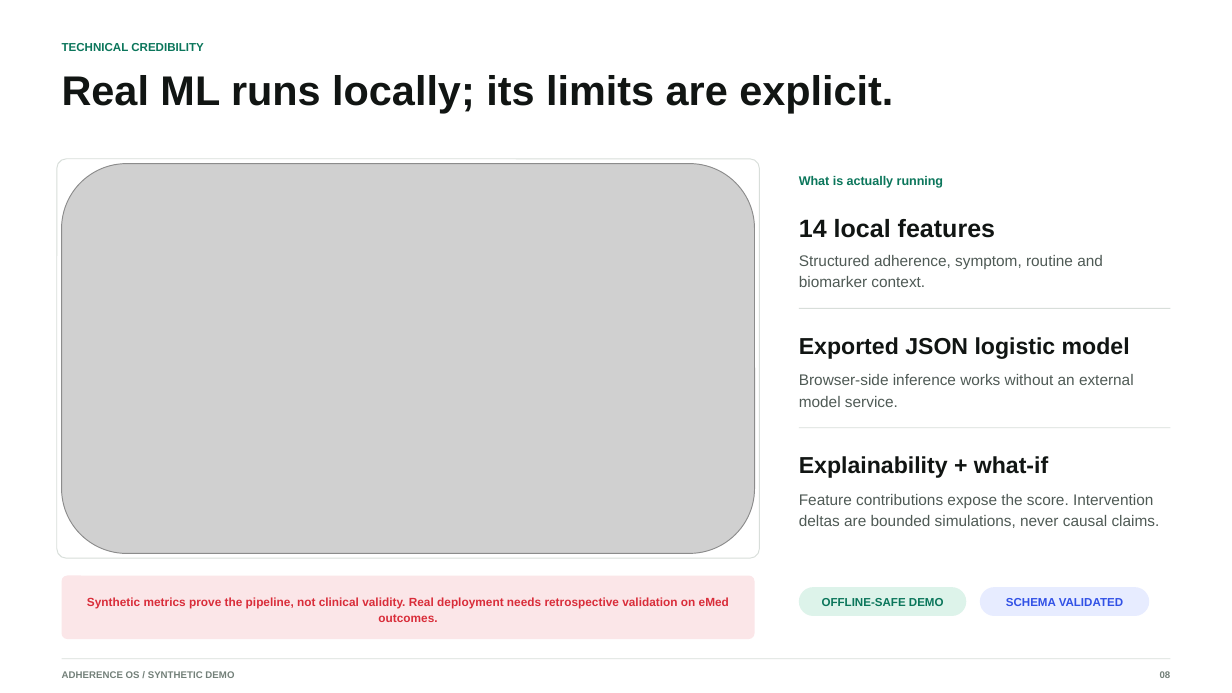
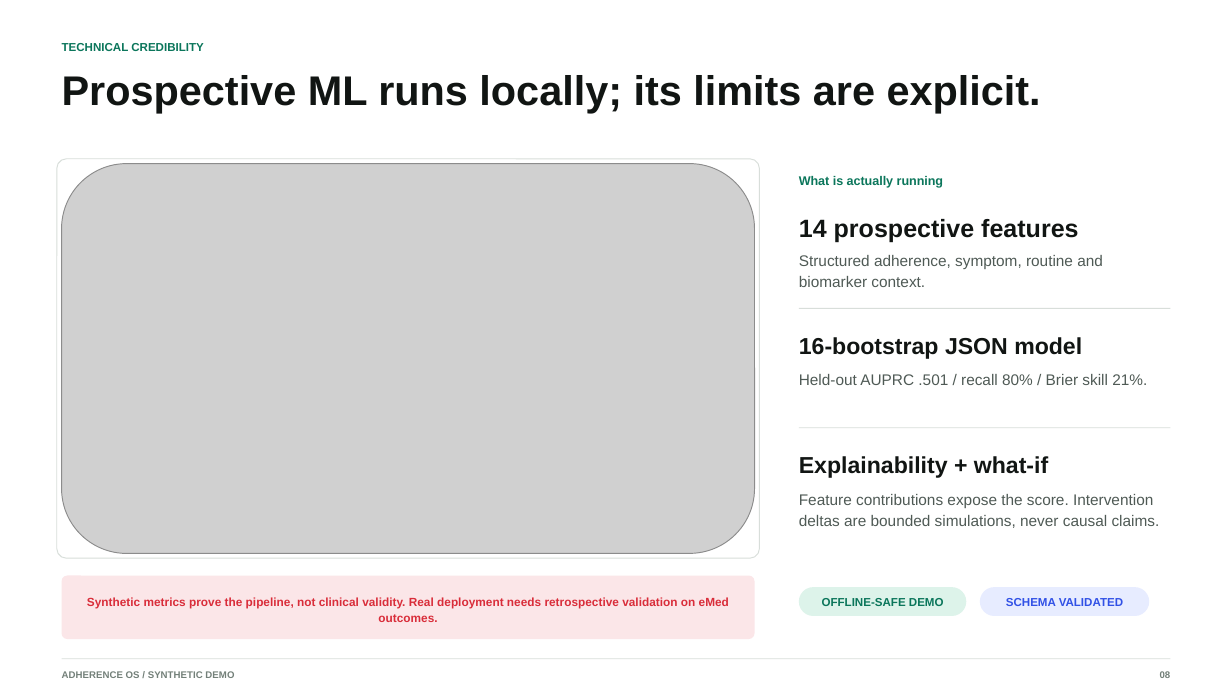
Before and after one commit to kevinmeix1/adherence-os, a slide deck: slide 8 of outputs/adherence-os-demo.pptx. Drawn at 1232x693 pixels with LibreOffice and Linux fonts; fonts in the diff are those of the drawing; grey boxes stand for pictures. Boxes give left, top, right and bottom in pixels: in the first picture for what was removed or moved away, otherwise in the second. Text is boxed around its words. In the diff, an @@ line names an element or a change of style, - is before the commit and + after.

```diff
--- a/outputs/adherence-os-demo.pptx
+++ b/outputs/adherence-os-demo.pptx
@@ text at [62,75,1041,113]: text changed @@
-Real ML runs locally; its limits are explicit.
+Prospective ML runs locally; its limits are explicit.
@@ text at [799,219,1078,243]: text changed @@
-14 local features
+14 prospective features
@@ text at [799,337,1082,359]: text changed @@
-Exported JSON logistic model
+16-bootstrap JSON model
@@ text at [799,374,1147,385]: text changed @@
-Browser-side inference works without an external model service.
+Held-out AUPRC .501 / recall 80% / Brier skill 21%.
```
Also in this commit, not shown: 7 other slides changed, 36 other files.
